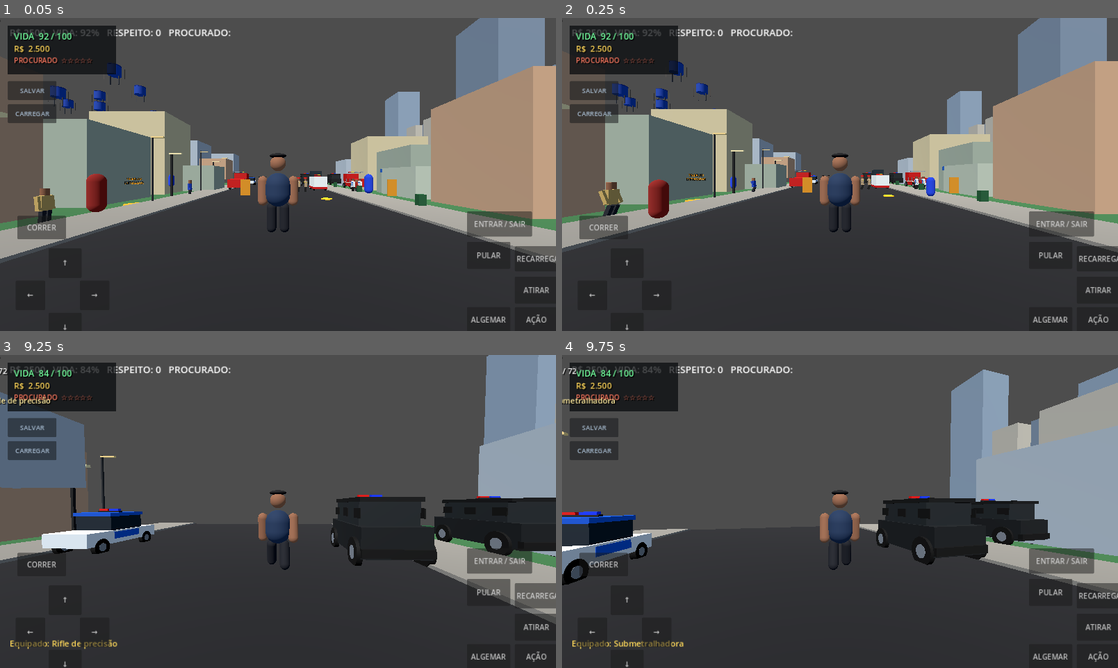
Above: before the commit, frames 1-4 (two rows, left to right).
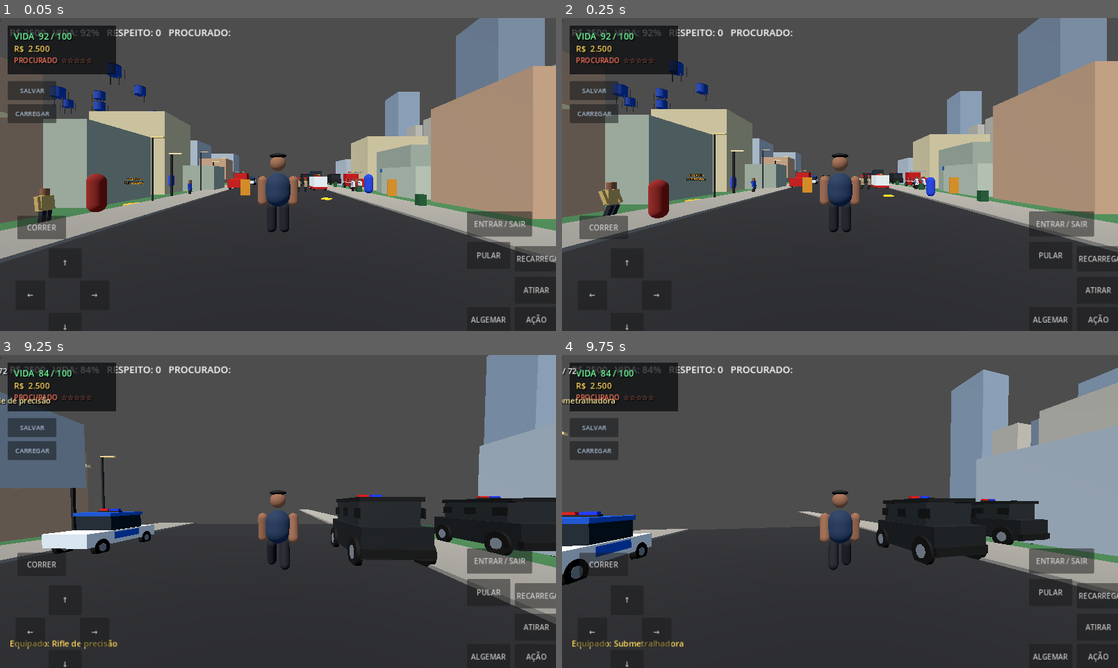
Above: after the commit, the same moments.

Repository: augustoantongato-sys/Caramelo-rp
Game: Godot game, scene res://scenes/main.tscn
Two runs of this game, one before a commit and one after it. Both use one fixed random seed, a clock stepped at 60 frames per second and the inputs below.
Inputs (mouse positions are in pixels of both pictures, inside the frame that each line leads up to):
- Up to frame 1 (0.05 s): no input
- Up to frame 2 (0.25 s): no input
- Up to frame 3 (9.25 s): tap Enter at 0.5 s; move the mouse to (305, 511) at 0.52 s; hold W (move_forward) 0.53-5.78 s; tap G (arrest) at 0.6 s; tap Space (jump) at 0.77, 1.52, 3.02, 3.77, 4.52, 6.02, 6.77, 7.52, 9.02 s; move the mouse to (250, 511) at 1.27 s; tap T (conquer_area) at 1.35 s; move the mouse to (289, 505) at 2.02 s; tap 3 (hire_scout) at 2.1 s; move the mouse to (272, 517) at 2.77 s; tap 1 (hire_security) at 2.85 s; move the mouse to (316, 514) at 3.52 s; tap 2 (hire_vendor) at 3.6 s; move the mouse to (233, 508) at 4.27 s; tap E (interact) at 4.35, 5 s; move the mouse to (283, 511) at 5.02 s; tap F (melee) at 5.1 s; move the mouse to (255, 505) at 5.77 s; hold D (move_right) 5.78-6.53 s; click (255, 505) at 5.85 s; move the mouse to (305, 511) at 6.52 s; hold Shift (sprint) 6.53-7.28 s; hold W (move_forward) 6.53-8.78 s; move the mouse to (250, 511) at 7.27 s; tap 4 at 7.35 s; move the mouse to (289, 505) at 8.02 s; tap 5 at 8.1 s; move the mouse to (272, 517) at 8.77 s; hold A (move_left) from 8.78 s (still down); tap 6 at 8.85 s
- Up to frame 4 (9.75 s): move the mouse to (878, 514) at 9.52 s; release A (move_left) at 9.53 s; hold W (move_forward) from 9.53 s (still down); tap 7 at 9.6 s

The runs differ from the first frame. In frame 1, less than 0.1% of the frame differs, in the area x 91-92%, y 73-74%; in frame 2, less than 0.1%; in frame 3, 0.1%, in the area x 53-85%, y 49-62%; in frame 4, less than 0.1%.

Commit message:
Expand city layout and improve outdoor rendering

Diff:
--- a/scripts/city.gd
+++ b/scripts/city.gd
@@ -51,7 +51,7 @@
     _box(self, Vector3(16, 0.12, 100), Vector3(0, 0.02, 0), Color(0.12, 0.12, 0.13), false)
     # Sidewalks
     _box(self, Vector3(4, 0.25, 100), Vector3(-10, 0.08, 0), Color(0.55, 0.53, 0.49), true)
-    _box(self, Vector3(4, 0.25, 100), Vector3(10, 0.08, 0), Color(0.55, 0.53, 0.49), true)
+    _box(self, Vector3(4, 0.25, 240), Vector3(10, 0.08, 0), Color(0.55, 0.53, 0.49), true)
     # Buildings along the avenue
     var colors := [Color(0.78,0.62,0.48), Color(0.68,0.72,0.74), Color(0.82,0.76,0.59), Color(0.62,0.66,0.58)]
     for i in range(8):
